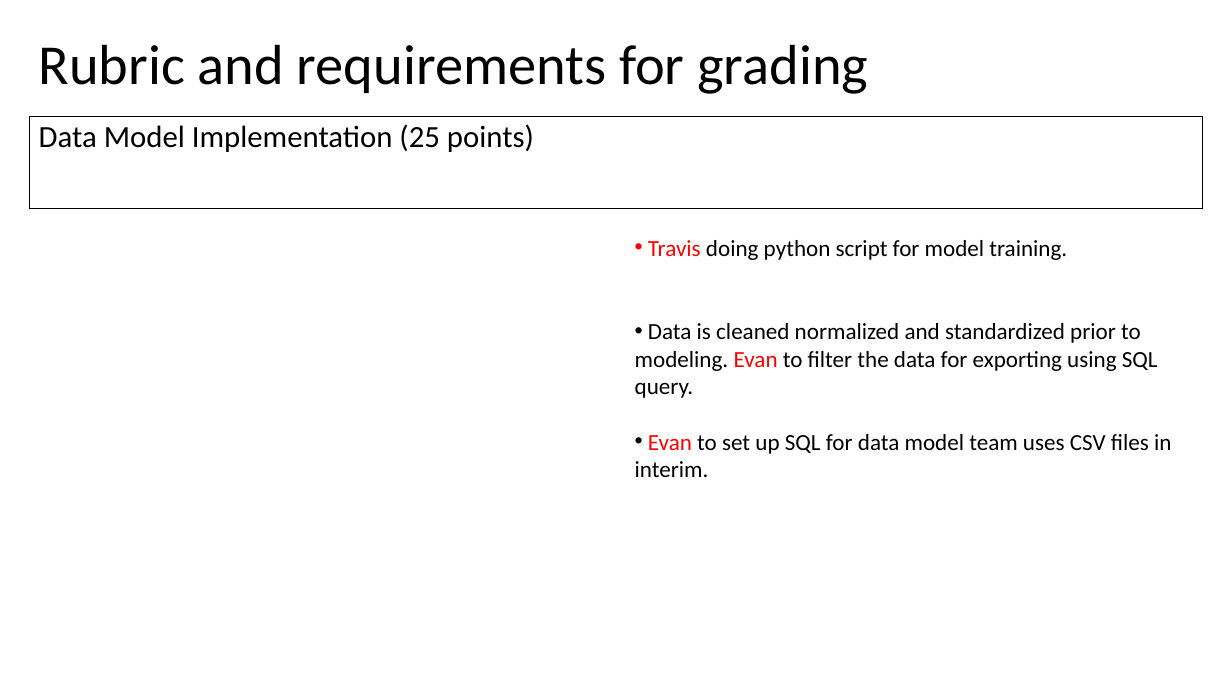
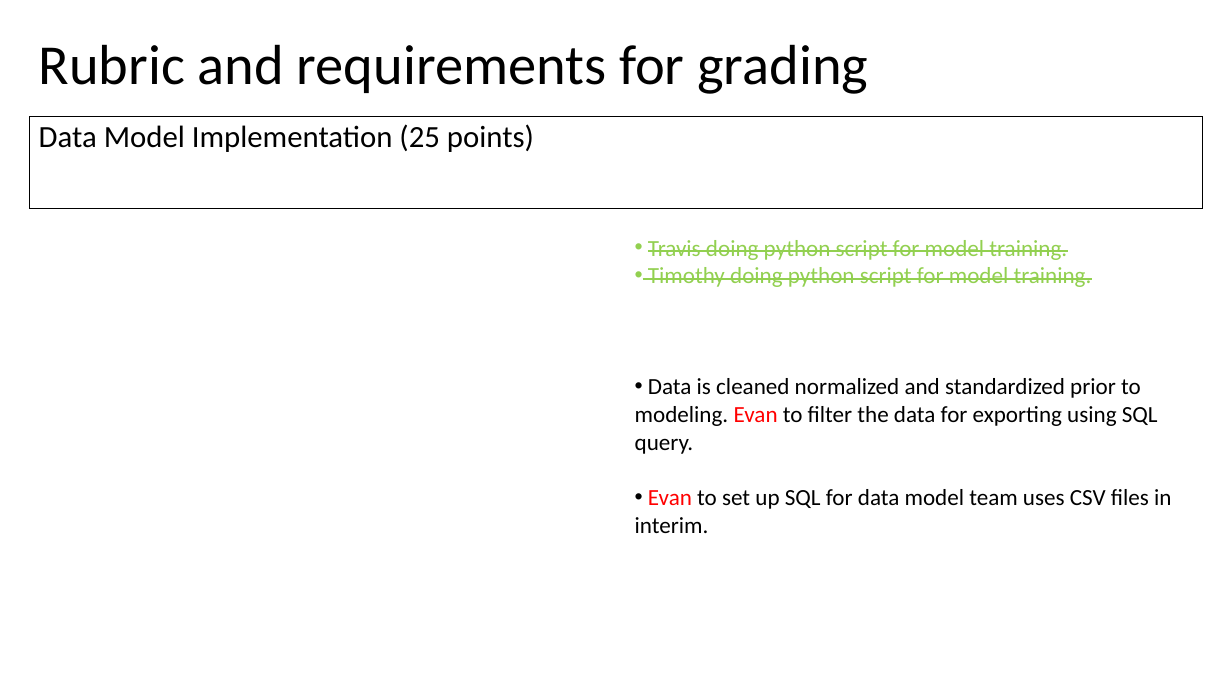
Before and after one commit to Evdawg/Project_4_FF_ML, a slide deck: slide 8 of Project_3_outline.pptm (slide 7 before the commit). Drawn at 1232x693 pixels with LibreOffice and Linux fonts; fonts in the diff are those of the drawing. Boxes give left, top, right and bottom in pixels: in the first picture for what was removed or moved away, otherwise in the second. Text is boxed around its words. In the diff, an @@ line names an element or a change of style, - is before the commit and + after.

```diff
--- a/Project_3_outline.pptm
+++ b/Project_3_outline.pptm
@@ text at bbox=[648, 267, 1092, 287]: paragraph added @@
+• Timothy doing python script for model training.
@@ text at bbox=[648, 240, 1067, 260]: text colour #FF0000 to #92D050 in "Travis"; text colour #000000 to #92D050 in "doing python script for model training."; strikethrough on in "Travis doing python script for model training." @@
```
Also in this commit, not shown: 3 other slides changed, 1 slide added, 1 other file.
